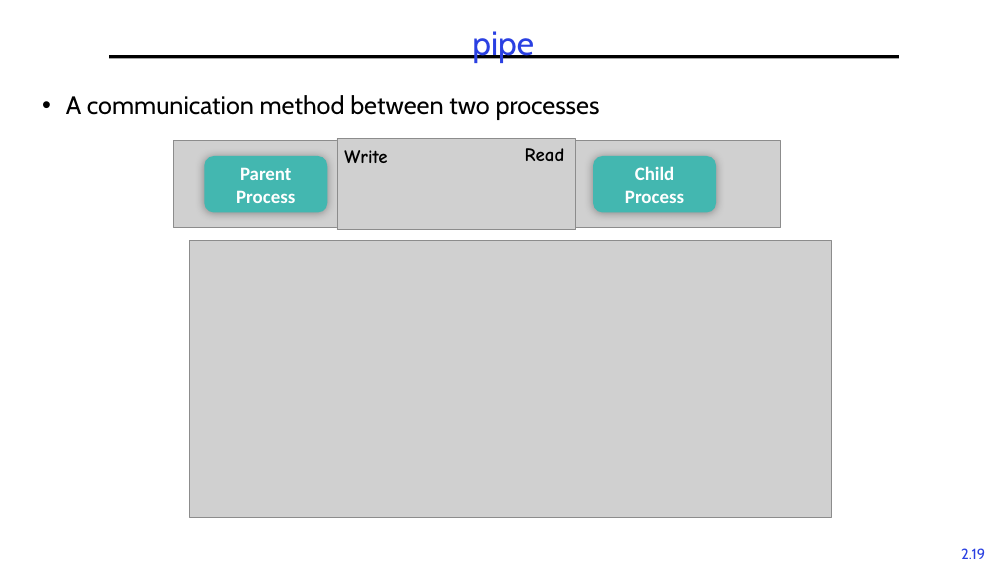
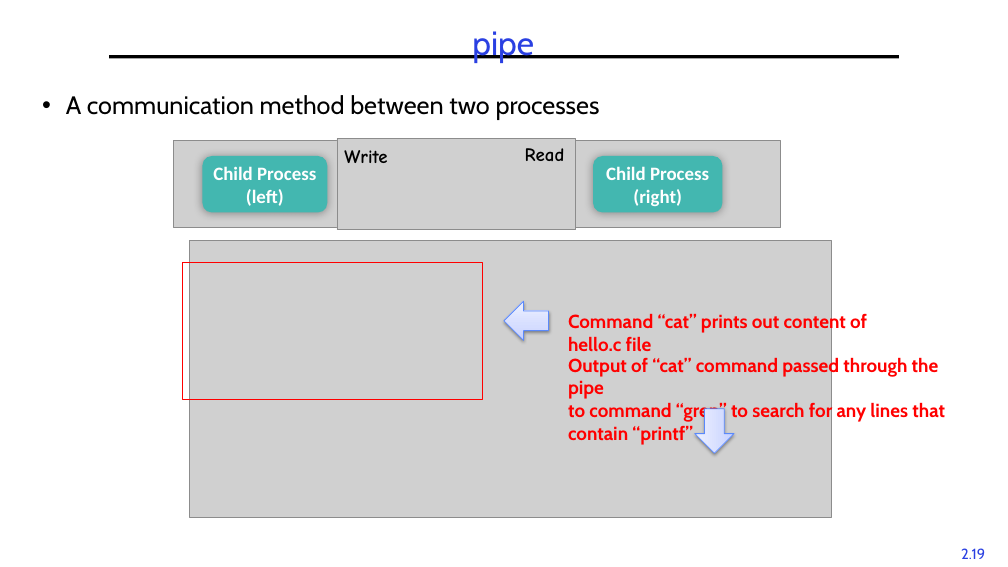
Before and after one commit to guhofstra/CSC256Fa25, a slide deck: slide 19 of PPTs/2-Processes.pptx. Drawn at 1008x567 pixels with LibreOffice and Linux fonts; fonts in the diff are those of the drawing; grey boxes stand for pictures. Boxes give left, top, right and bottom in pixels: in the first picture for what was removed or moved away, otherwise in the second. Text is boxed around its words. In the diff, an @@ line names an element or a change of style, - is before the commit and + after.

```diff
--- a/PPTs/2-Processes.pptx
+++ b/PPTs/2-Processes.pptx
@@ text in rounded rectangle at (213,166,316,206): text changed @@
-Parent Process
+Child Process (left)
@@ rounded rectangle "Child Process (right)": place and size @@
-rounded rectangle "Child Process (right)" at (594,156,717,212)
+rounded rectangle "Child Process (right)" at (594,156,723,212)
@@ text in rounded rectangle at (606,166,709,206): text changed @@
-Child Process
+Child Process (right)
@@ rectangle added at (182,262,482,400), outline #FF0000 1 pt @@
@@ left arrow added at (504,301,549,340), fill gradient #C4D0FF to #D6DEFF to #EFF2FF, outline #5B8AFB 0.75 pt @@
@@ text added at (568,312,867,351), 18 pt, text #FF0000, bold @@
+Command “cat” prints out content of hello.c file
@@ text added at (568,356,945,445), 18 pt, text #FF0000, bold @@
+Output of “cat” command passed through the pipe
+to command “grep” to search for any lines that
+contain “printf”
@@ left arrow added at (695,409,735,453), fill gradient #C4D0FF to #D6DEFF to #EFF2FF, outline #5B8AFB 0.75 pt @@
```
Also in this commit, not shown: 4 other slides changed, 1 other file.
